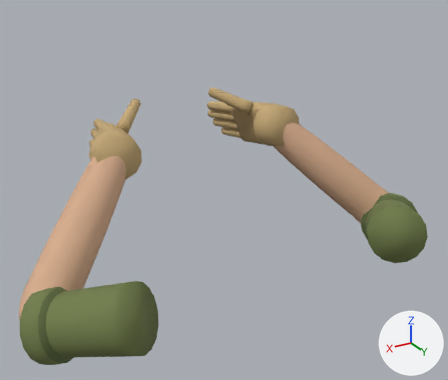
One commit to the FBX model Assets/Art/Models/Player/Player_Arms_FP.fbx: the scene before it, then after it.
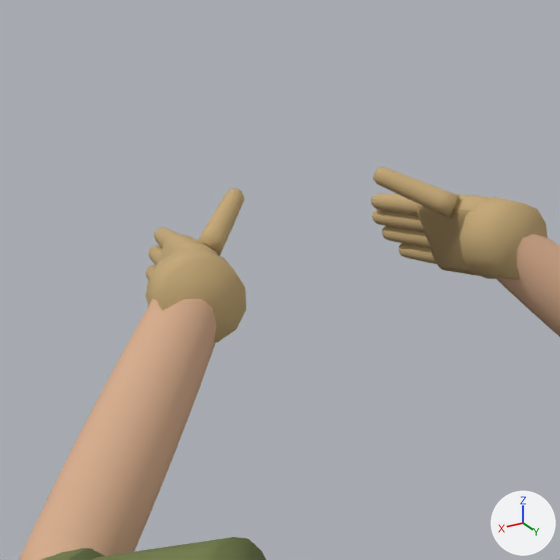
There are two pictures of each version: one whole from a 50 mm camera at (0.57, 0.595, 0.193) aimed at (-0.045, -0.428, -0.319), one close up on the part from 3% to 68% of the width and 0% to 77% of the height. Lighting does not change. The marker at lower right points along +X, +Y and +Z. The older version's two pictures come first. Where no turn or scale is listed for an object, it has been applied to the vertices.

Names of what the first close-up shows: 'Arm_L', 'Arm_R', 'Hand_L', 'Hand_R'.
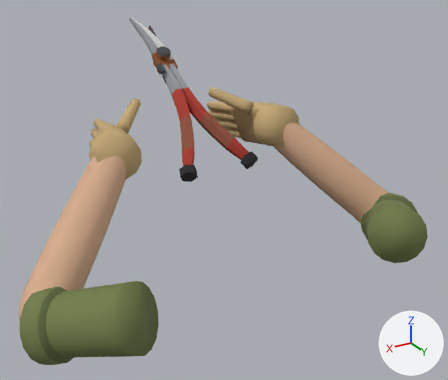
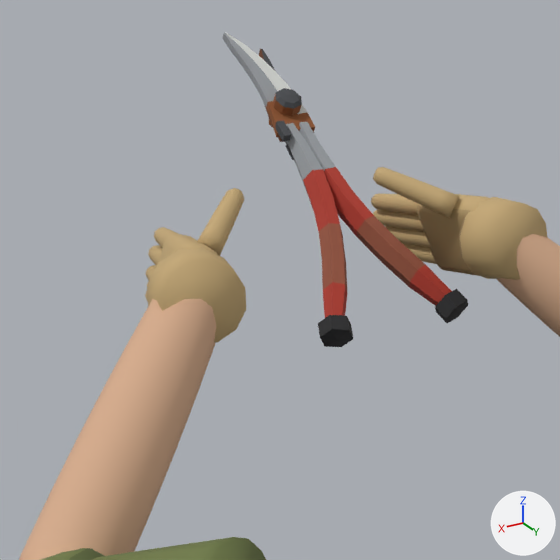
Pixel boxes (x1, y1, x2, y2) of what changed, in the close-ups (560 x 560 px):
'Garden_Shears_FP', added
    after: (222, 33, 468, 347)

The edits, one by one:
Mesh me_garden_shears_fp is new.
It has 294 vertices, 624 faces and spans x -0.168..0.028, y -0.871..-0.47, z -0.312..-0.018.
It uses material mat_m_player (picture img_player_atlas_png).
Object 'Garden_Shears_FP' (ob_garden_shears_fp) is new; it shows me_garden_shears_fp.
Its location is (0.0, 0.0, 0.0).
